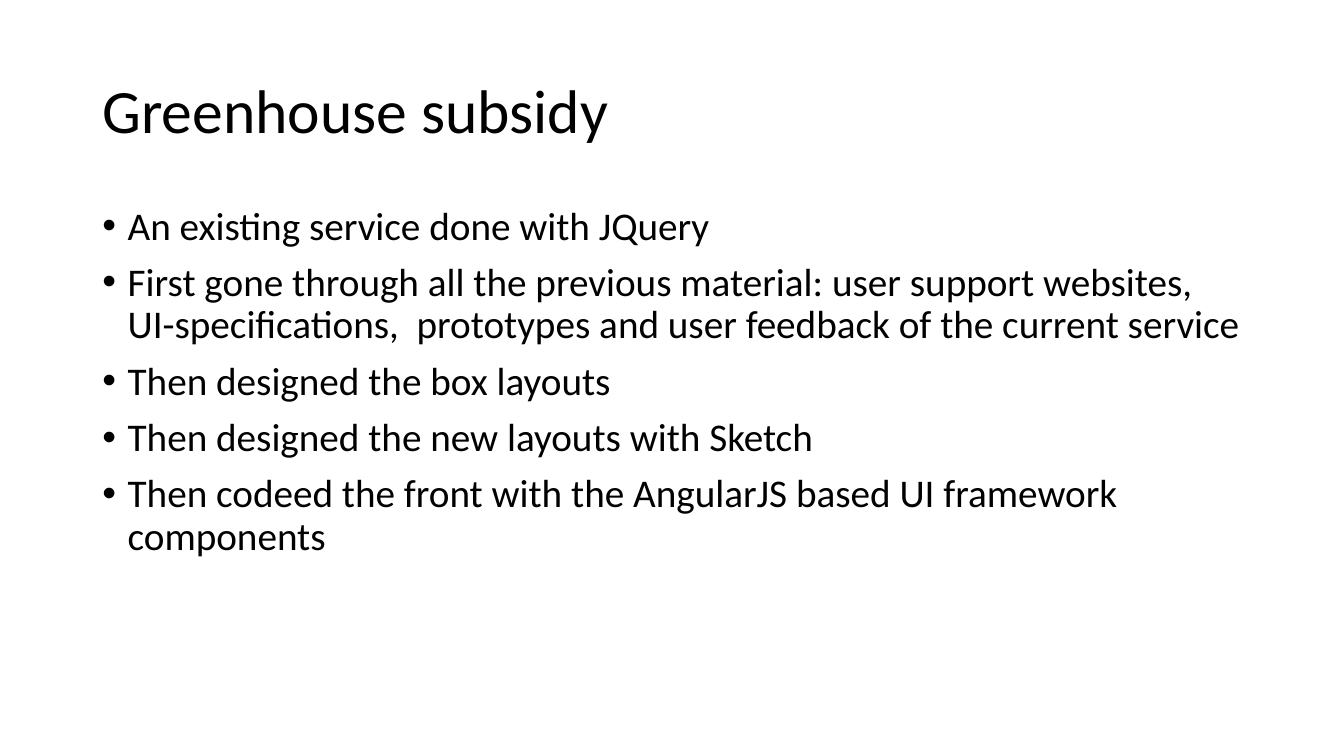
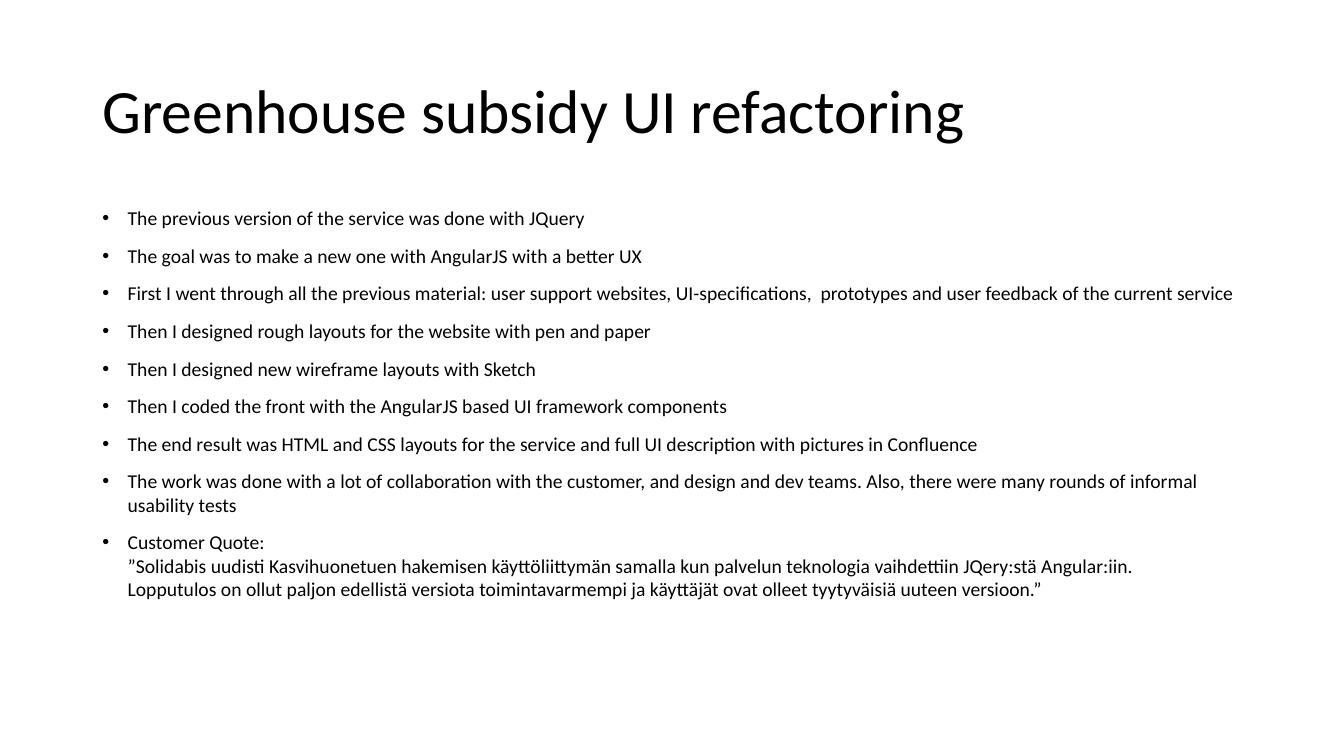
Before and after one commit to TeroLaiho/OnlinePortfolioTero, a slide deck: slide 2 of files/UX-Case-Kasvihuonetuki.pptx. Drawn at 1344x756 pixels with LibreOffice and Linux fonts; fonts in the diff are those of the drawing. Boxes give left, top, right and bottom in pixels: in the first picture for what was removed or moved away, otherwise in the second. Text is boxed around its words. In the diff, an @@ line names an element or a change of style, - is before the commit and + after.

```diff
--- a/files/UX-Case-Kasvihuonetuki.pptx
+++ b/files/UX-Case-Kasvihuonetuki.pptx
@@ title at [102, 90, 964, 144]: text changed @@
-Greenhouse subsidy
+Greenhouse subsidy UI refactoring
@@ text at [128, 211, 1233, 600]: text changed; size 28 to 14 pt @@
-• An existing service done with JQuery
-• First gone through all the previous material: user support websites, UI-specifications, prototypes and user feedback of the current service
-• Then designed the box layouts
-• Then designed the new layouts with Sketch
-• Then codeed the front with the AngularJS based UI framework components
+• The previous version of the service was done with JQuery
+• The goal was to make a new one with AngularJS with a better UX
+• First I went through all the previous material: user support websites, UI-specifications, prototypes and user feedback of the current service
+• Then I designed rough layouts for the website with pen and paper
+• Then I designed new wireframe layouts with Sketch
+• Then I coded the front with the AngularJS based UI framework components
+• The end result was HTML and CSS layouts for the service and full UI description with pictures in Confluence
+• The work was done with a lot of collaboration with the customer, and design and dev teams. Also, there were many rounds of informal usability tests
+• Customer Quote:
+  ”Solidabis uudisti Kasvihuonetuen hakemisen käyttöliittymän samalla kun palvelun teknologia vaihdettiin JQery:stä Angular:iin.
+  Lopputulos on ollut paljon edellistä versiota toimintavarmempi ja käyttäjät ovat olleet tyytyväisiä uuteen versioon.”
```
Also in this commit, not shown: 2 slides added, 3 slides removed, 2 other files.
